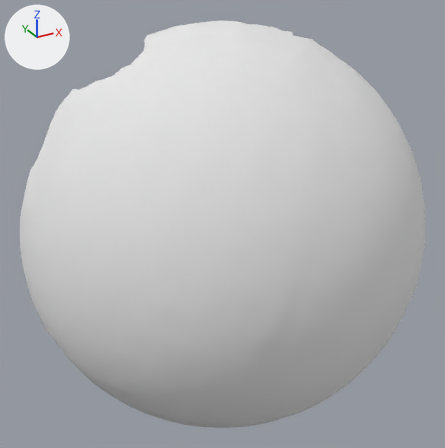
Renders of the OBJ model res/pendulum_horizontal/Pendulum_horizontal.000164.obj from each side of a commit.
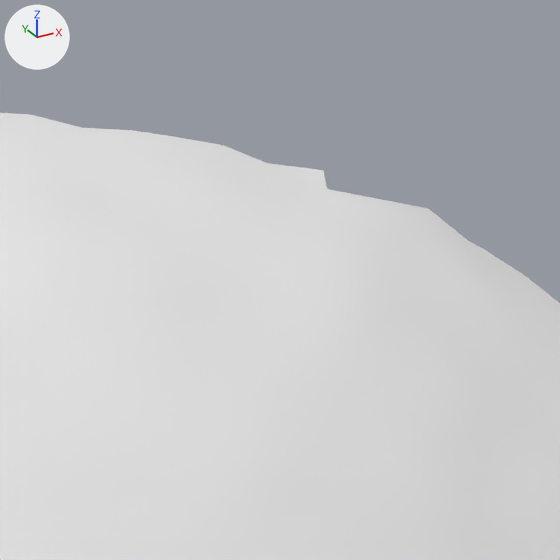
The first picture shows the older version from a camera (50 mm lens) standing at (-304.3, -4.1, 220.1) and looking at (-118.3, 334.0, 51.1). The close-ups show both versions on the part from 52% to 76% of the width and 0% to 23% of the height of that picture. The lights are fixed; the arrows at upper left show +X, +Y and +Z. Where no turn or scale is listed for an object, it has been applied to the vertices.

The first close-up shows 'Pendulum_horizontal.000164'.
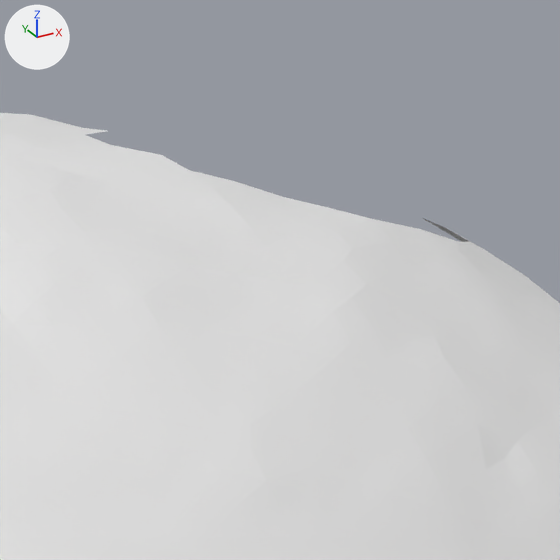
What differs and where, as boxes (x1, y1, x2, y2) in the close-ups (560 x 560 px):
part 1 of me_pendulum_horizontal_000164, deleted
    before: (86, 128, 469, 242)

What changed in the scene script:
```text
Change me_pendulum_horizontal_000164:
    used by ob_pendulum_horizontal_000164; location = (0.0, 0.0, 0.0)
    remove me_pendulum_horizontal_000164.from_pydata(...)  # 4938 vertices, 9795 faces; spans x -244.0..30.0, y 229.0..407.0, z -114.0..178.0
    remove me_pendulum_horizontal_000164.materials.append(mat_pendulum_horizontal_000164)  # white #e7e7e7
    add me_pendulum_horizontal_000164.from_pydata(...)  # 4920 vertices, 9752 faces; spans x -244.0..30.0, y 229.0..407.0, z -114.0..178.0
    me_pendulum_horizontal_000164 part 1
    18 vertices are removed from x -76.0..-42.0, y 342.0..372.0, z 167.0..176.0
    43 faces are deleted
```
